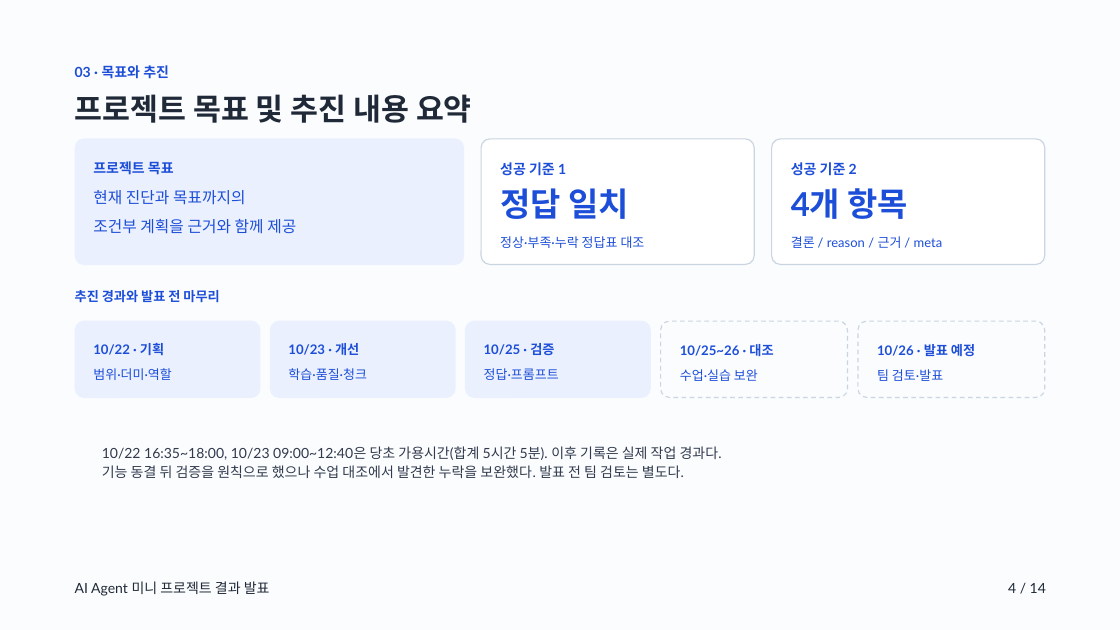
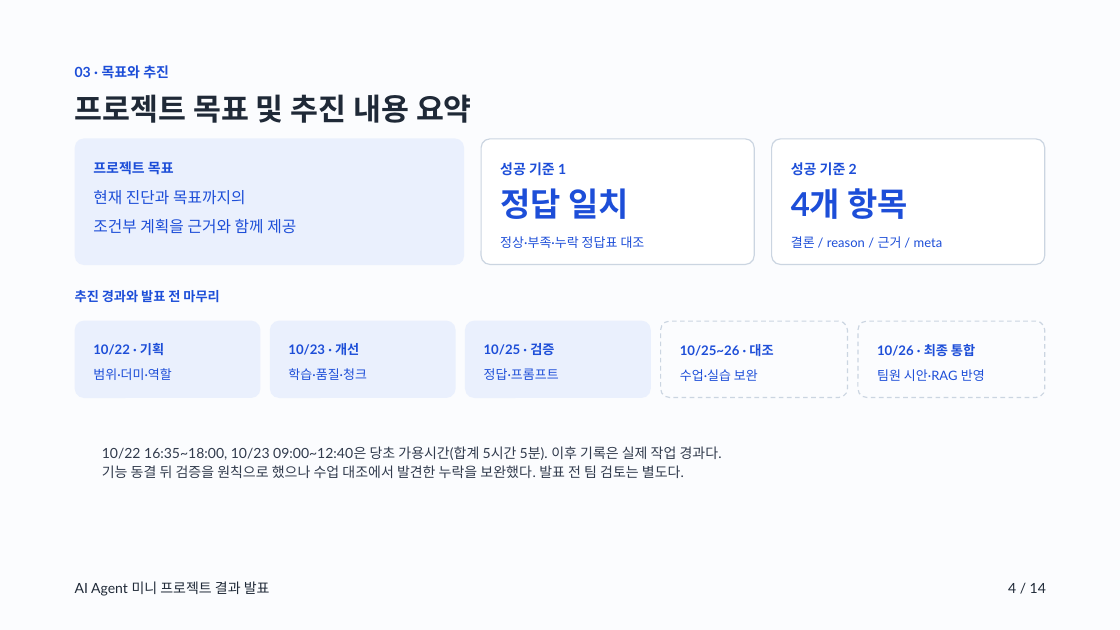
Before and after one commit to on21life-google/jolup-graduation-agent, a slide deck: slide 4 of artifacts/jolup-presentation-20261026.pptx. Drawn at 1120x630 pixels with LibreOffice and Linux fonts; fonts in the diff are those of the drawing. Boxes give left, top, right and bottom in pixels: in the first picture for what was removed or moved away, otherwise in the second. Text is boxed around its words. In the diff, an @@ line names an element or a change of style, - is before the commit and + after.

```diff
--- a/artifacts/jolup-presentation-20261026.pptx
+++ b/artifacts/jolup-presentation-20261026.pptx
@@ text at (877, 344, 975, 356): text changed @@
-10/26 · 발표 예정
+10/26 · 최종 통합
@@ text at (877, 369, 985, 381): text changed @@
-팀 검토·발표
+팀원 시안·RAG 반영
```
Also in this commit, not shown: 6 other slides changed, 50 other files.
